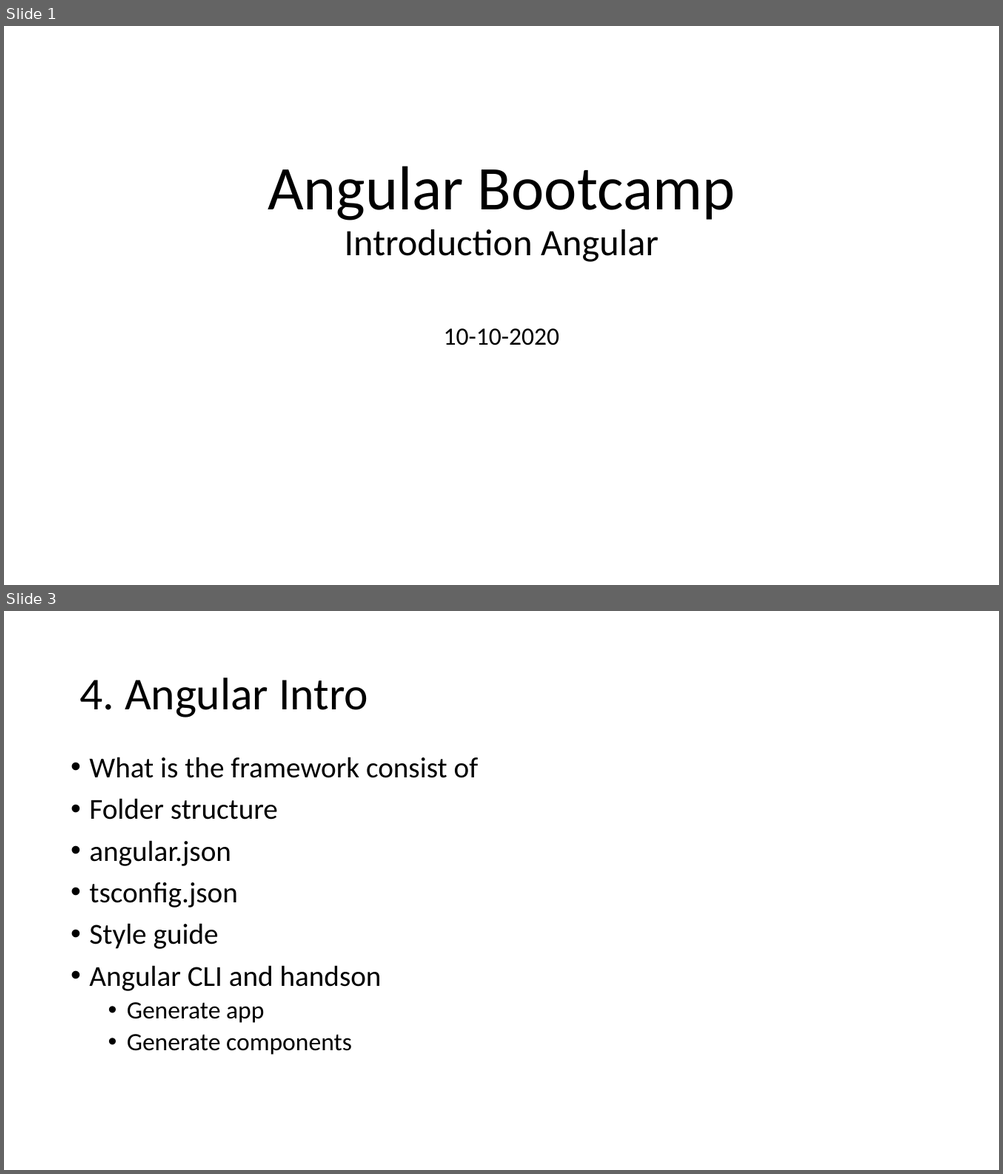
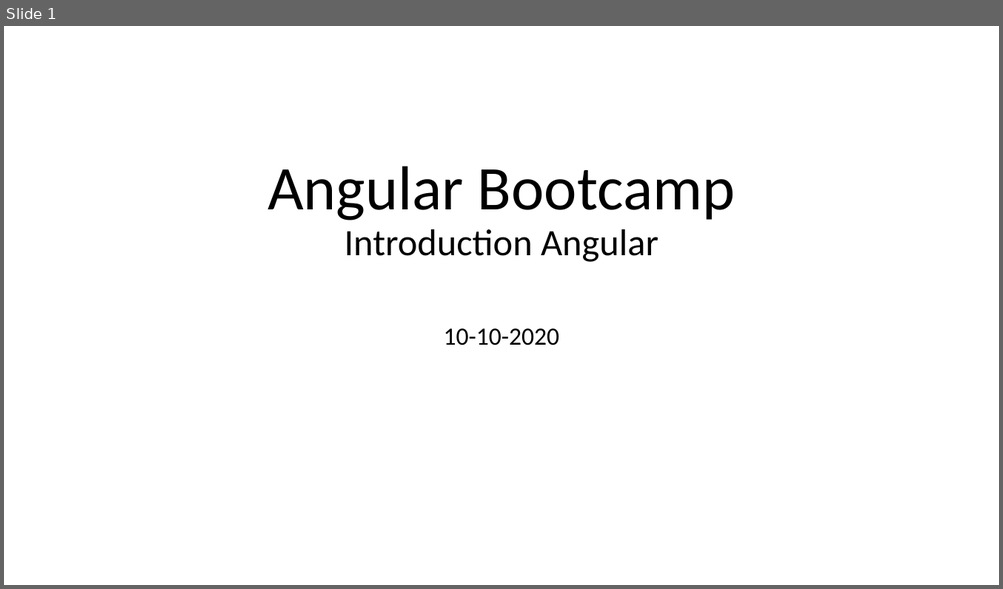
Before and after one commit to mrman888/angular-bootcamp-movie-app, a slide deck: _shared/01 Angular Bootcamp_intro_angular.pptx. Shown one above the other, each under a label of ours: slides 1 and 3 before the commit, slide 1 after it; the slides between them are not shown. The pictures are 1003x1174 and 1003x589 pixels, drawn with LibreOffice and Linux fonts; fonts in the diff are those of the drawing. Boxes give left, top, right and bottom in pixels: in the first picture for what was removed or moved away, otherwise in the second. Text is boxed around its words. In the diff, an @@ line names an element or a change of style, - is before the commit and + after.

```diff
--- a/_shared/01 Angular Bootcamp_intro_angular.pptx
+++ b/_shared/01 Angular Bootcamp_intro_angular.pptx
@@ slide 3 removed at (4,611,999,1170), background #FFFFFF @@
@@ title removed at (79,678,368,718) @@
-4. Angular Intro
@@ text removed at (89,757,478,1055) @@
-• What is the framework consist of
-• Folder structure
-• angular.json
-• tsconfig.json
-• Style guide
-• Angular CLI and handson
-  • Generate app
-  • Generate components
```
Also in this commit, not shown: 1 slide changed, 27 slides added, 8 other files.
